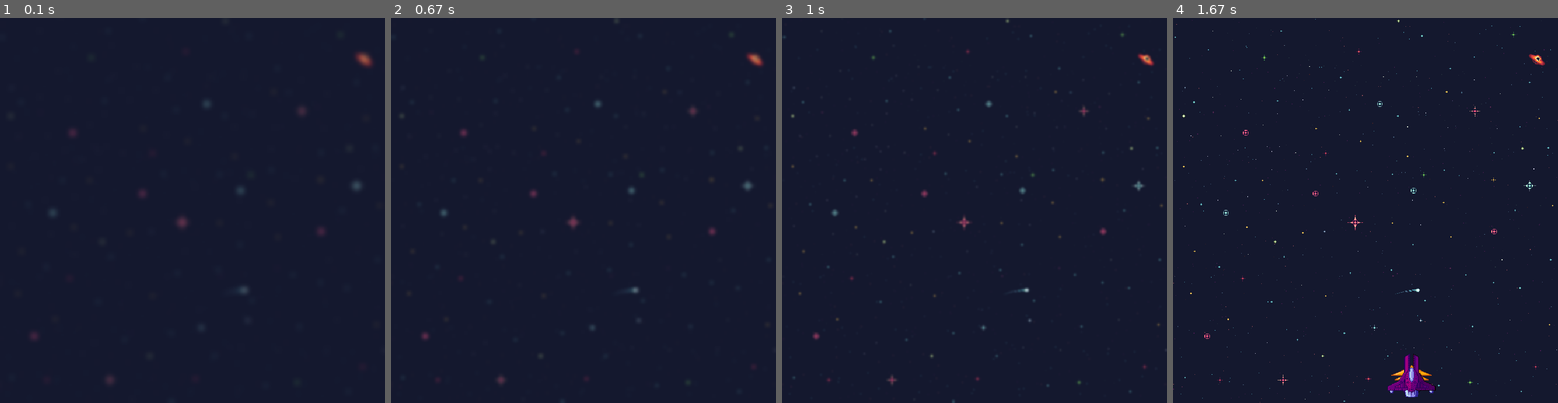
Above: before the commit, frames 1-4 (left to right).
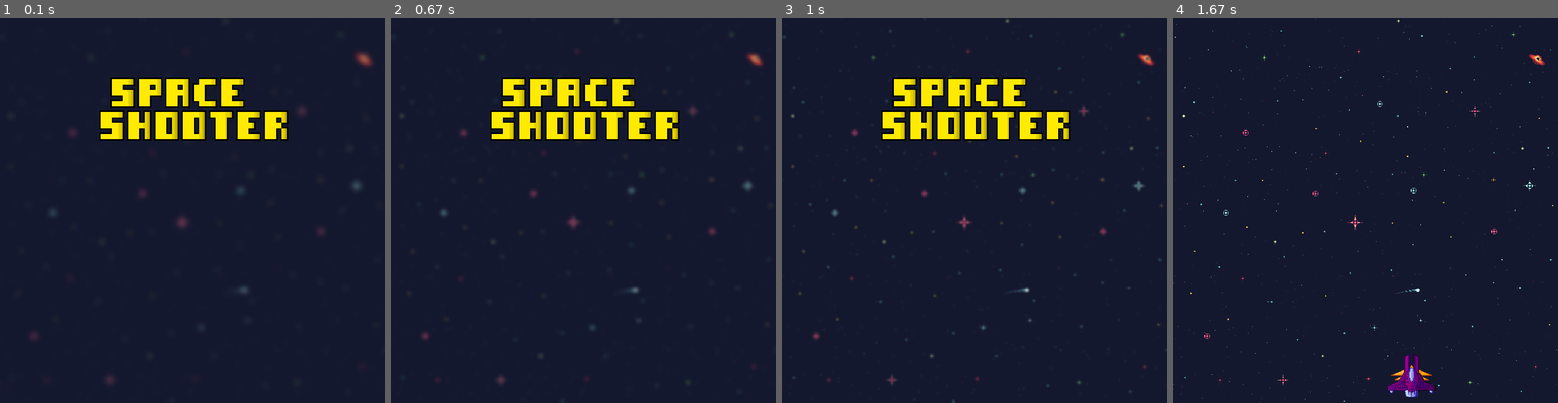
Above: after the commit, the same moments.

Repository: cjs-13/Projeto_pygame
Game: pygame game, started from main.py
The game is run twice, just before and just after one commit, with the same random seed, the same clock (stepped at 60 frames per second) and the same inputs.
Inputs:
- Up to frame 1 (0.1 s): no input
- Up to frame 2 (0.67 s): hold D from 0.33 s (still down)
- Up to frame 3 (1 s): release D at 0.8 s; hold W from 0.83 s (still down)
- Up to frame 4 (1.67 s): release W at 1.13 s; hold D 1.17-1.63 s

The runs differ from the first frame. In frame 1, 5.3% of the frame differs, in the area x 25-75%, y 15-32%; in frame 2, 5.3%; in frame 3, 5.3%; in frame 4, nothing differs.

Commit message:
Acrescentado Logo no menu principal

Diff:
--- a/main.py
+++ b/main.py
@@ -14,6 +14,7 @@
 ICONE = pygame.image.load(os.path.join("assets", "space_ship.png"))
 NAVE_PRINCIPAL = pygame.transform.scale(pygame.image.load(os.path.join("assets", "space_ship.png")), (100, 90))
 LASERS_PRINCIPAL = pygame.image.load(os.path.join("assets", "laser_principal.png"))
+LOGO = pygame.transform.scale(pygame.image.load(os.path.join("assets", "titulo.png")), (400, 400))
 BG = pygame.transform.scale(pygame.image.load(os.path.join("assets", "BG.png")), (LARGURA, ALTURA))
 BG_menu = list()
 for i in range(1, 6):
@@ -141,6 +142,7 @@
     while True:
         RELOGIO.tick(FPS)
         tela.blit(BG_menu[indice], (0, 0))
+        tela.blit(LOGO, (180, 100))
 
         for event in pygame.event.get():
             if event.type == pygame.QUIT:
Binary file added: assets/titulo.png
